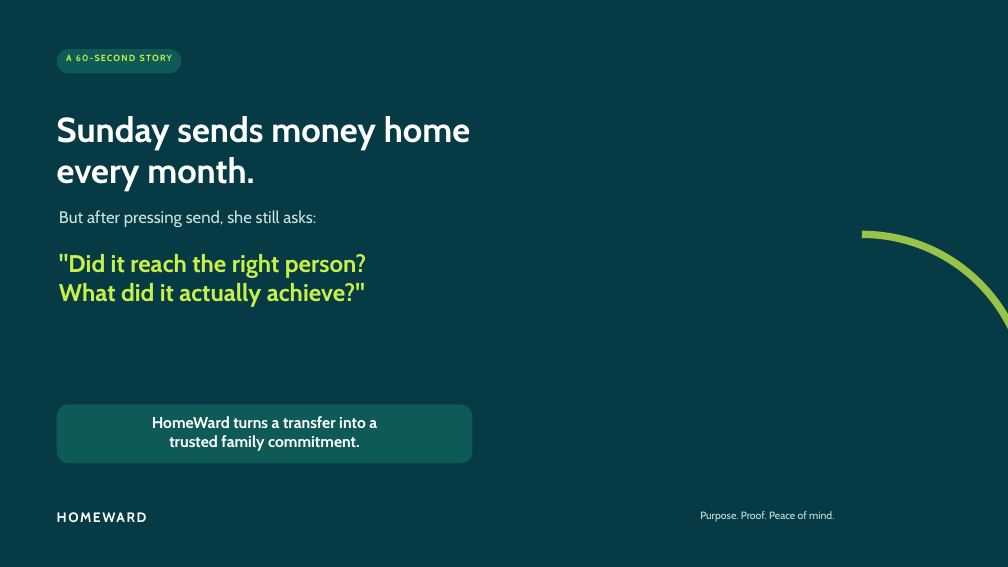
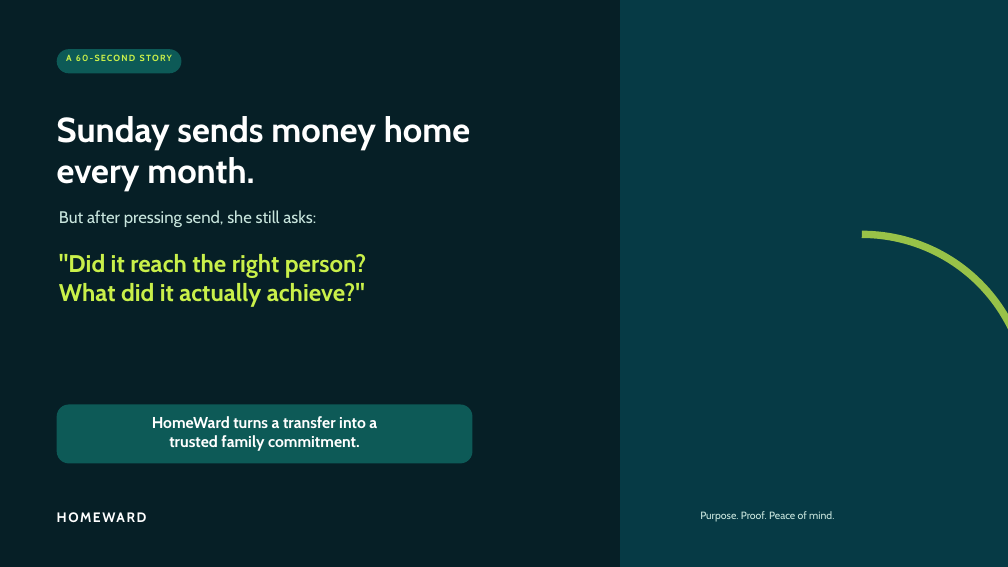
Before and after one commit to RockieRaheem/HomeWard, a slide deck: slide 1 of HomeWard_DevFest_Winning_Pitch_Deck.pptx. Drawn at 1008x567 pixels with LibreOffice and Linux fonts; fonts in the diff are those of the drawing; background and template pictures are left out. Boxes give left, top, right and bottom in pixels: in the first picture for what was removed or moved away, otherwise in the second. Text is boxed around its words. In the diff, an @@ line names an element or a change of style, - is before the commit and + after.

```diff
--- a/HomeWard_DevFest_Winning_Pitch_Deck.pptx
+++ b/HomeWard_DevFest_Winning_Pitch_Deck.pptx
@@ rectangle added at (0, 0, 620, 567), fill #061E25 at 95% opacity @@
```
Also in this commit, not shown: 1 slide added, 1 slide removed, 2 other files.
